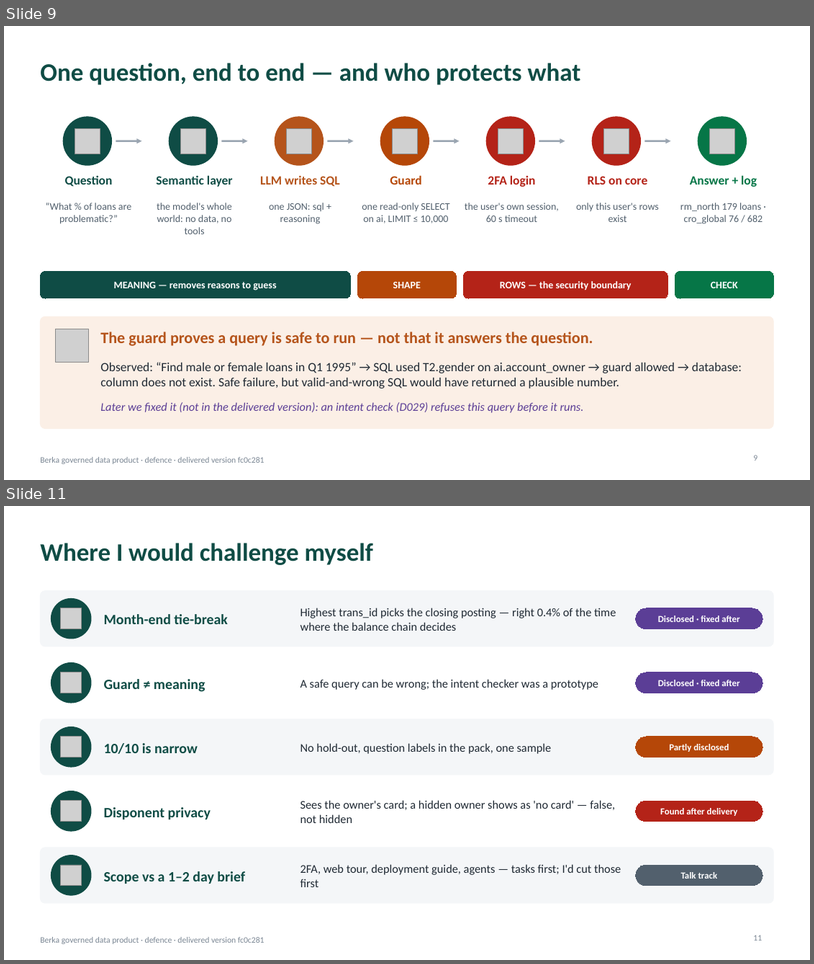
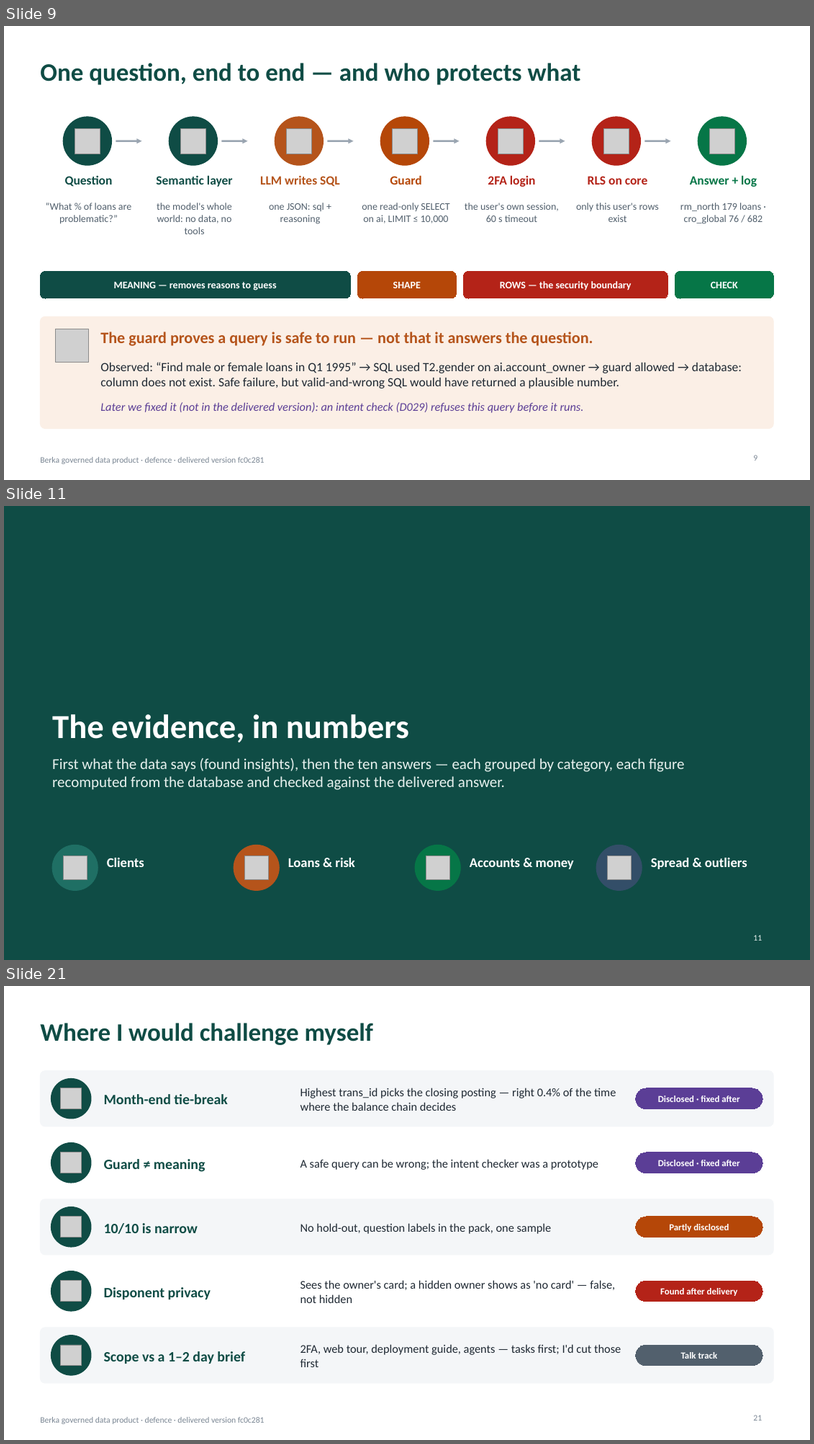
Before and after one commit to robindebruyne1234/Loan-valid-DQ, a slide deck: deliverables/study_pack/05_Defense_Deck.pptx. Shown one above the other, each under a label of ours: slides 9 and 11 before the commit, slides 9, 11 and 21 after it; the slides between them are not shown. The pictures are 814x964 and 814x1444 pixels, drawn with LibreOffice and Linux fonts; fonts in the diff are those of the drawing; grey boxes stand for pictures. Boxes give left, top, right and bottom in pixels: in the first picture for what was removed or moved away, otherwise in the second. Text is boxed around its words. In the diff, an @@ line names an element or a change of style, - is before the commit and + after.

```diff
--- a/deliverables/study_pack/05_Defense_Deck.pptx
+++ b/deliverables/study_pack/05_Defense_Deck.pptx
@@ slide 11 added at bbox=[4, 506, 810, 960], background #0F4C45 @@
@@ title added at bbox=[52, 714, 409, 742], 40 pt, text #FFFFFF, bold @@
+The evidence, in numbers
@@ text added at bbox=[52, 758, 684, 790], 18 pt, text #E7F1EE @@
+First what the data says (found insights), then the ten answers — each grouped by category, each figure recomputed from the database and checked against the delivered answer.
@@ ellipse added at bbox=[52, 845, 98, 890], fill #1F6F64, outline #1F6F64 1 pt @@
@@ ellipse added at bbox=[234, 845, 279, 890], fill #B5541B, outline #B5541B 1 pt @@
@@ ellipse added at bbox=[415, 845, 460, 890], fill #067647, outline #067647 1 pt @@
@@ ellipse added at bbox=[597, 845, 642, 890], fill #334E68, outline #334E68 1 pt @@
@@ picture added at bbox=[63, 856, 87, 879] @@
@@ text added at bbox=[107, 857, 144, 867], 16 pt, text #FFFFFF, bold @@
+Clients
@@ picture added at bbox=[244, 856, 268, 879] @@
@@ text added at bbox=[288, 857, 355, 867], 16 pt, text #FFFFFF, bold @@
+Loans & risk
@@ picture added at bbox=[426, 856, 450, 879] @@
@@ text added at bbox=[470, 858, 574, 869], 16 pt, text #FFFFFF, bold @@
+Accounts & money
@@ picture added at bbox=[608, 856, 631, 879] @@
@@ text added at bbox=[651, 857, 748, 869], 16 pt, text #FFFFFF, bold @@
+Spread & outliers
@@ page number added at bbox=[754, 934, 762, 940], 10 pt, text #E7F1EE @@
+11
@@ what was slide 11 is now slide 21 @@
```
Also in this commit, not shown: 9 other slides added, 6 other files.
